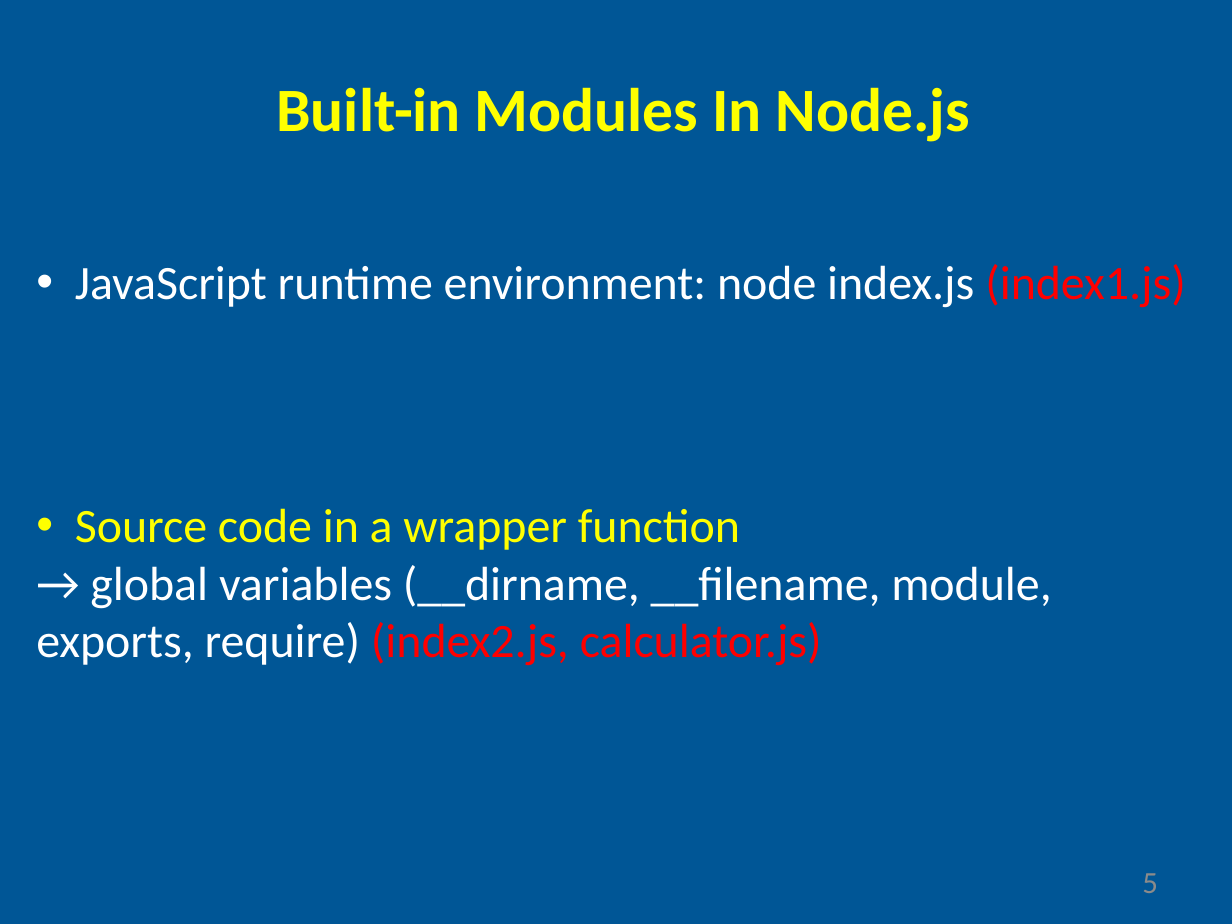
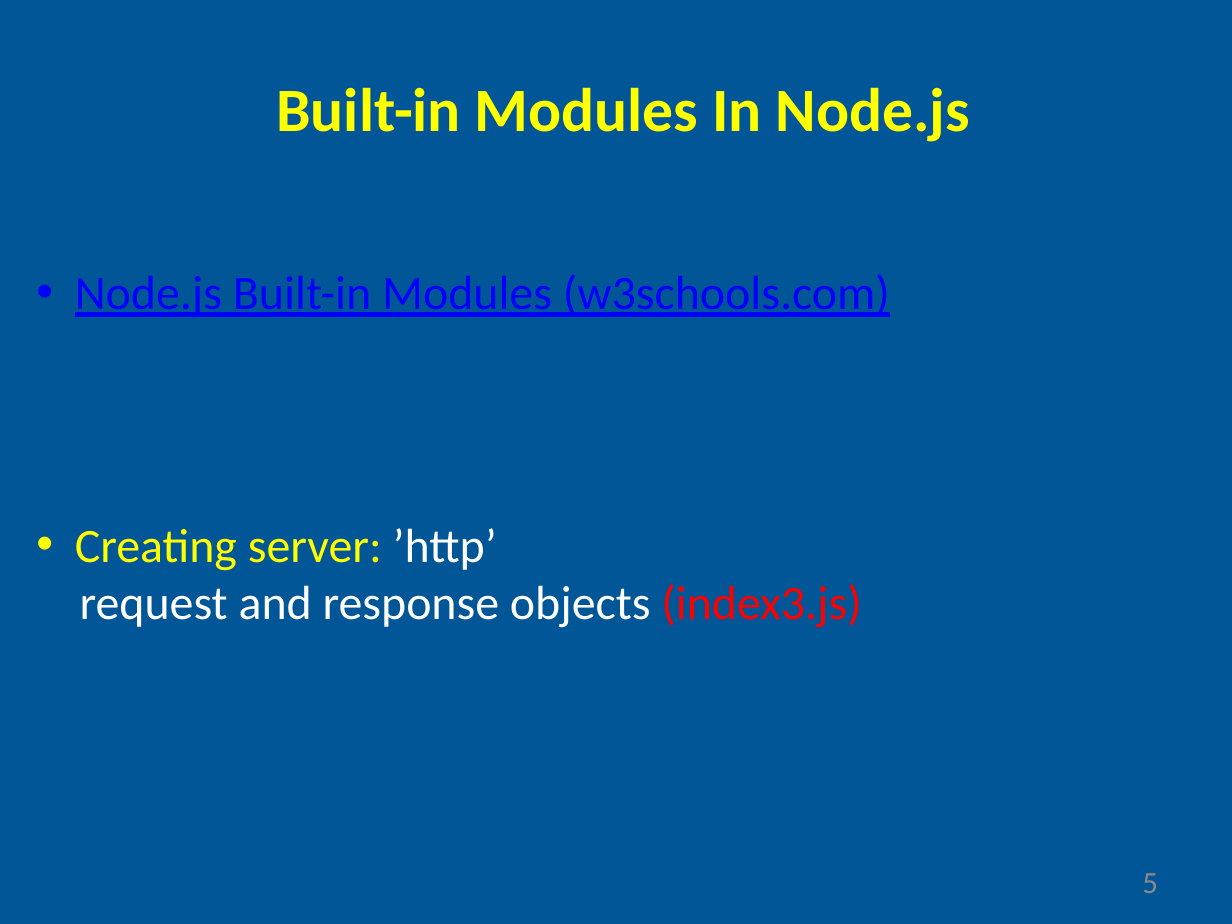
Before and after one commit to gyoryakos/presentations, a slide deck: slide 5 of nodejs.pptx. Drawn at 1232x924 pixels with LibreOffice and Linux fonts; fonts in the diff are those of the drawing. Boxes give left, top, right and bottom in pixels: in the first picture for what was removed or moved away, otherwise in the second. Text is boxed around its words. In the diff, an @@ line names an element or a change of style, - is before the commit and + after.

Commit message:
add slide 5

```diff
--- a/nodejs.pptx
+++ b/nodejs.pptx
@@ text at [75,274,890,317]: text changed; text colour #FFFFFF to #0000FF @@
-• JavaScript runtime environment: node index.js (index1.js)
+• Node.js Built-in Modules (w3schools.com)
@@ text at [75,528,862,628]: text changed @@
-• Source code in a wrapper function
-→ global variables (__dirname, __filename, module,
-exports, require) (index2.js, calculator.js)
+• Creating server: ’http’
+request and response objects (index3.js)
```
Also in this commit, not shown: 2 other slides changed, 1 slide added.
